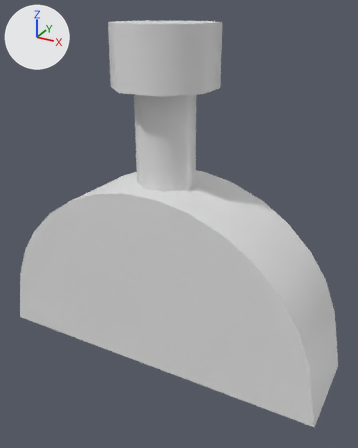
A saved change to the FBX model Assets/art/models/environment/environmental props/lever.fbx.
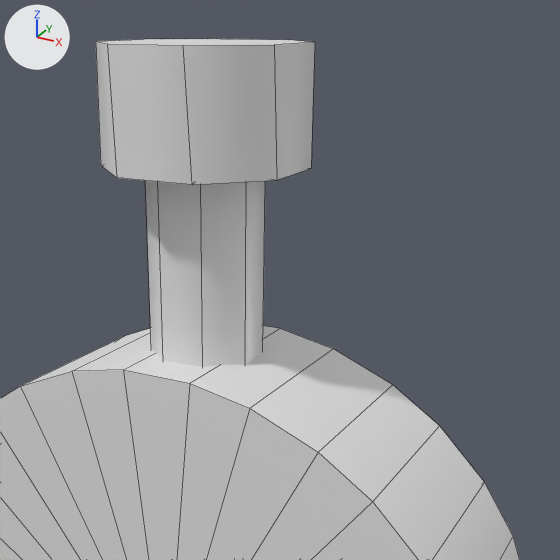
There are two pictures of each version: one whole from a camera (50 mm lens) standing at (23.31, -1.96, 1.86) and looking at (22.09, 0.26, 0.75), one close up on the part from 16% to 98% of the width and 0% to 65% of the height. Arrows for +X, +Y and +Z are at upper left; the lights stay in place. The close-ups show mesh edges as thin lines. Where no turn or scale is listed for an object, it has been applied to the vertices.

The first close-up shows 'Cube.015', 'lever'.
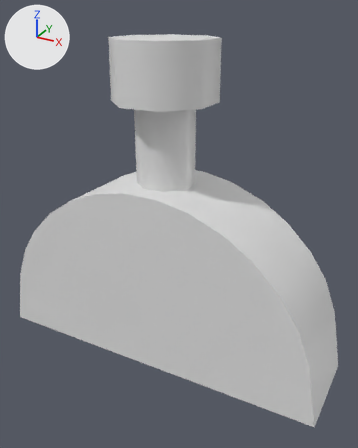
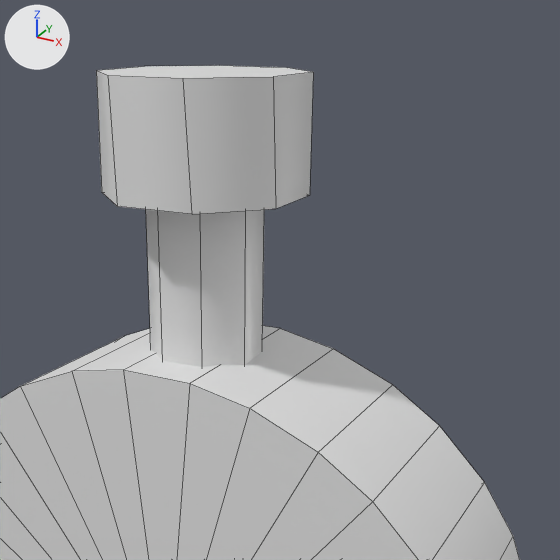
The newer file is also turned or shifted as a whole; pictures and numbers use the older file's frame.

The change in detail:
me_cube_048 has 32 vertices, 25 faces and spans x -0.261..0.261, y -0.261..0.261, z 0.579..1.789.
me_cube_048 is used by ob_cube_015; location (22.0, 0.268, 0.0).
me_cube_048 part 1: the whole mesh is moved by (0.0, -0.003, -0.069).

What differs and where, as boxes [x1, y1, x2, y2] in the close-ups (560 x 560 px):
'Cube.015', mesh moved: before [96, 39, 315, 367]; after [96, 65, 313, 367]
